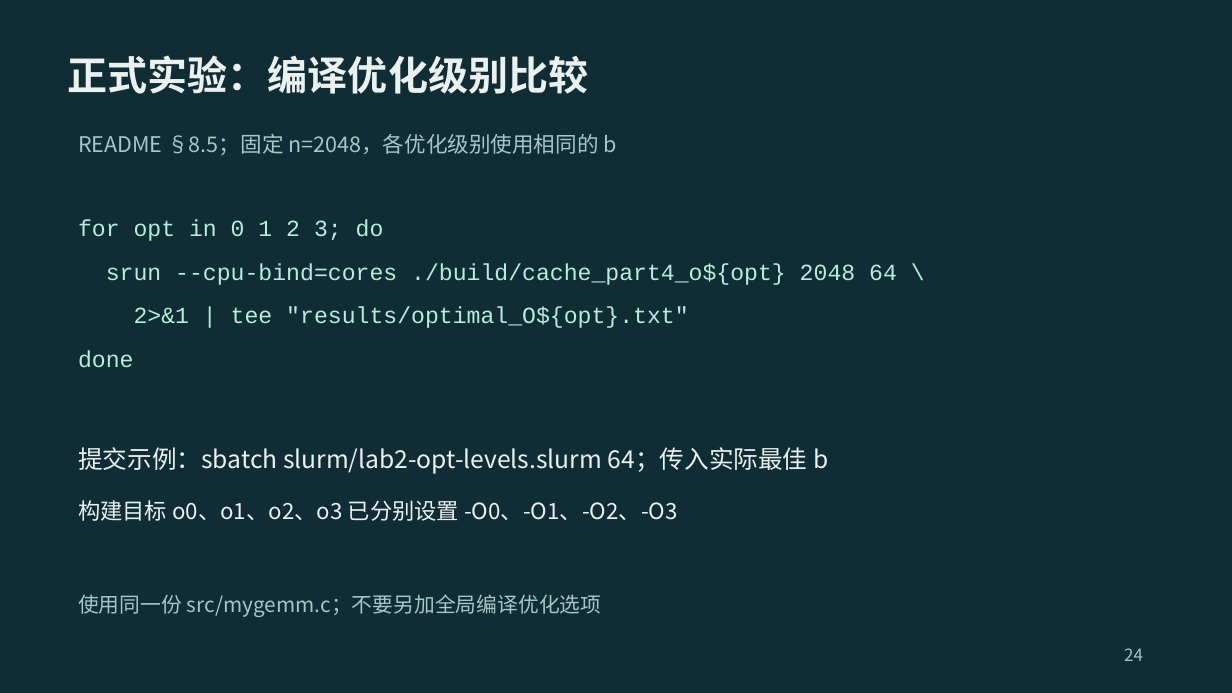
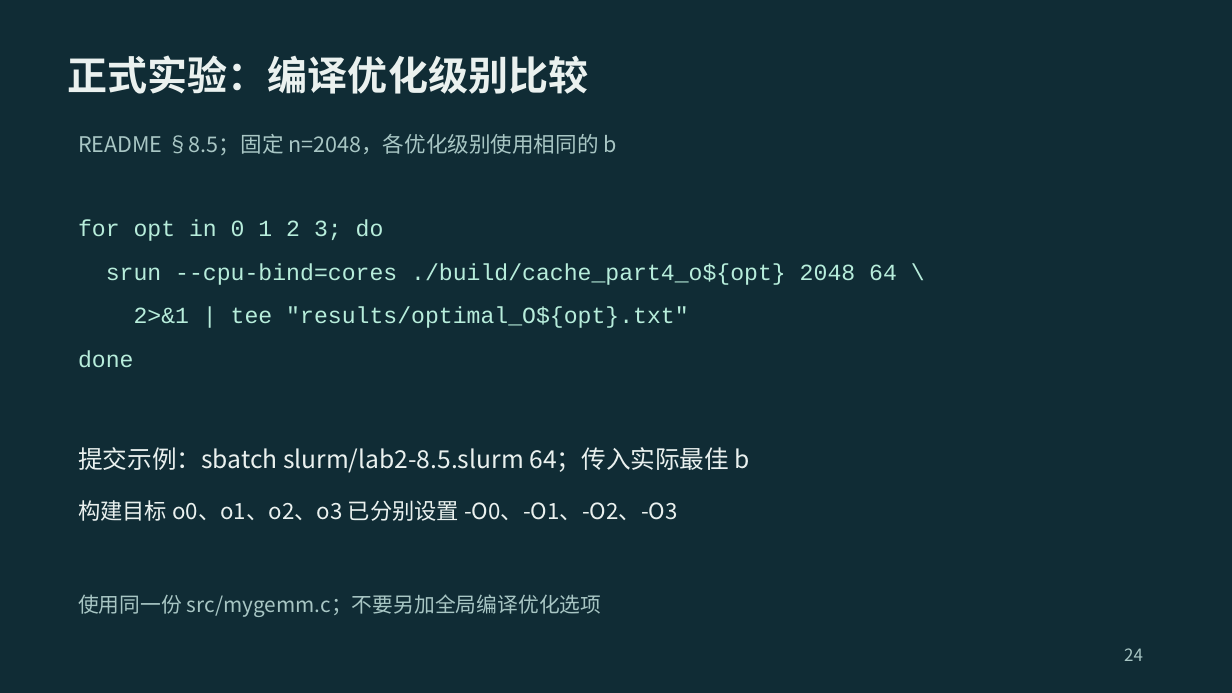
Before and after one commit to 2026-fall-calabs/calabs-2026-fall-starter, a slide deck: slide 24 of docs/交我算平台Lab运行指南-学生版.pptx. Drawn at 1232x693 pixels with LibreOffice and Linux fonts; fonts in the diff are those of the drawing. Boxes give left, top, right and bottom in pixels: in the first picture for what was removed or moved away, otherwise in the second. Text is boxed around its words. In the diff, an @@ line names an element or a change of style, - is before the commit and + after.

Commit message:
refactor: organize Slurm scripts by README section

```diff
--- a/docs/交我算平台Lab运行指南-学生版.pptx
+++ b/docs/交我算平台Lab运行指南-学生版.pptx
@@ text at (78,447,750,473): text changed @@
-提交示例：sbatch slurm/lab2-opt-levels.slurm 64；传入实际最佳 b
+提交示例：sbatch slurm/lab2-8.5.slurm 64；传入实际最佳 b
```
Also in this commit, not shown: 10 other slides changed, 12 other files.
